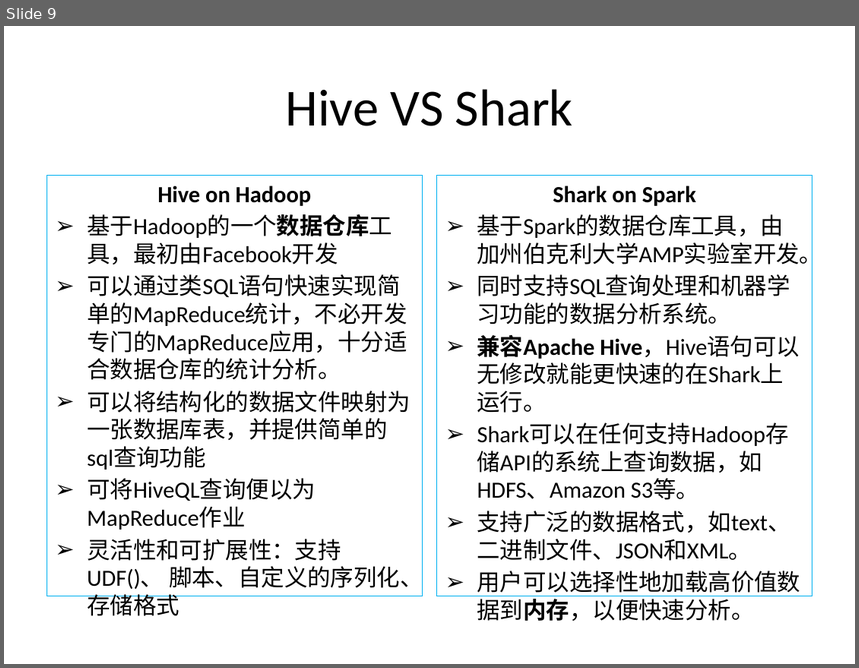
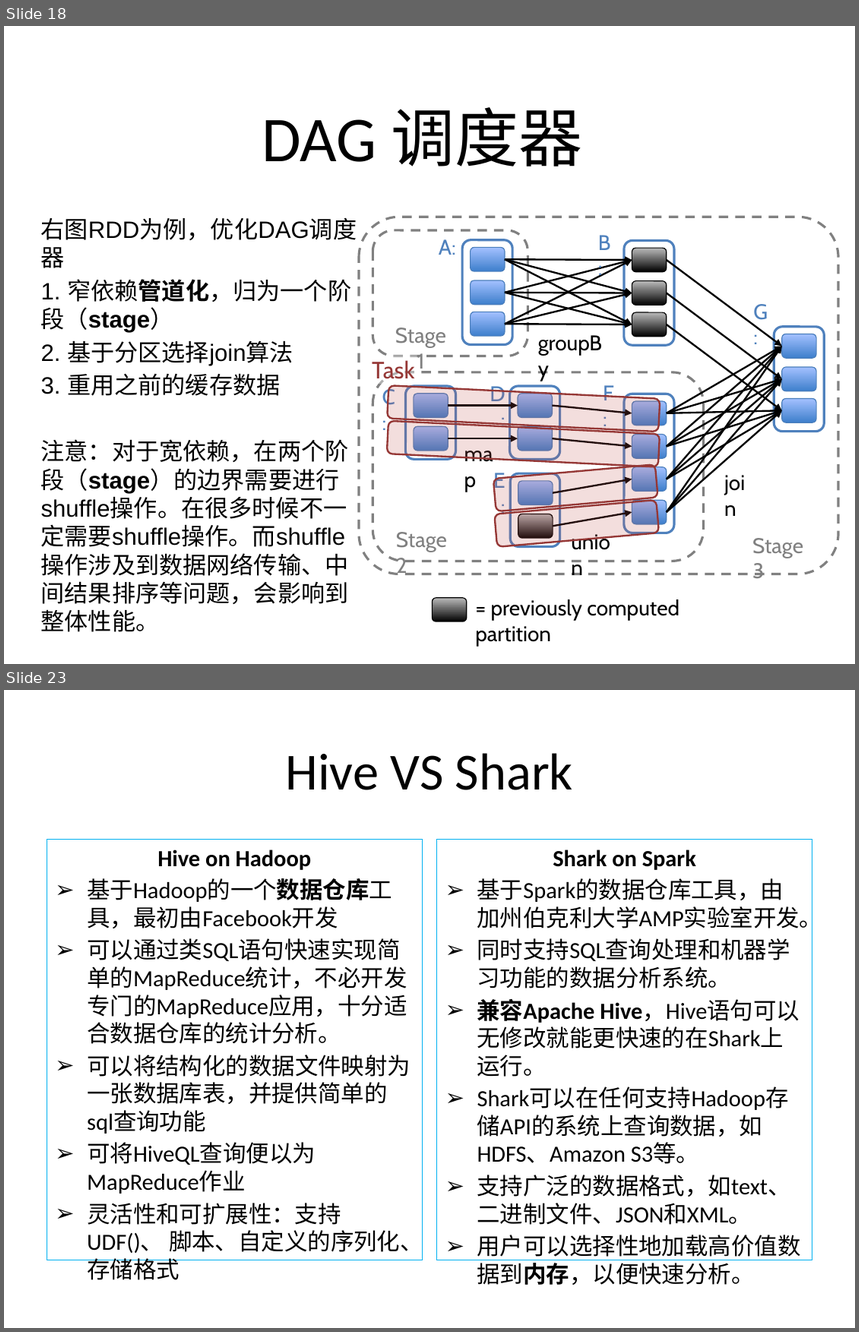
Before and after one commit to wuxingdexian/seminar, a slide deck: 整合.pptx. Shown one above the other, each under a label of ours: slide 9 before the commit, slides 18 and 23 after it; the slides between them are not shown. The pictures are 859x668 and 859x1332 pixels, drawn with LibreOffice and Linux fonts; fonts in the diff are those of the drawing. Boxes give left, top, right and bottom in pixels: in the first picture for what was removed or moved away, otherwise in the second. Text is boxed around its words. In the diff, an @@ line names an element or a change of style, - is before the commit and + after.

```diff
--- a/整合.pptx
+++ b/整合.pptx
@@ slide 18 added at <box>4,26,855,664</box>, background #FFFFFF @@
@@ title added at <box>262,107,583,167</box>, 54 pt, text #000000 @@
+DAG 调度器
@@ text added at <box>41,218,357,604</box>, 20 pt, text #000000 @@
+右图RDD为例，优化DAG调度器
+1. 窄依赖管道化，归为一个阶段（stage）
+2. 基于分区选择join算法
+3. 重用之前的缓存数据
+注意：对于宽依赖，在两个阶段（stage）的边界需要进行shuffle操作。在很多时候不一定需要shuffle操作。而shuffle操作涉及到数据网络传输、中间结果排序等问题，会影响到整体性能。
@@ group added at <box>359,217,838,579</box>: 30 arrows, 29 rounded rectangles, 14 texts @@
+join
+union
+groupBy
+map
+Stage 3
+Stage 1
+Stage 2
+A:
+B:
+C:
+D:
+E:
+F:
+G:
@@ rectangle added at <box>372,355,417,385</box>, fill #FFFFFF at 38% opacity, 20 pt, text #953735 @@
+Task
@@ rounded rectangle added at <box>387,385,660,432</box>, fill #C0504D at 19% opacity, outline #953735 1.5 pt @@
@@ rounded rectangle added at <box>387,421,660,468</box>, fill #C0504D at 19% opacity, outline #953735 1.5 pt @@
@@ rounded rectangle added at <box>493,465,658,512</box>, fill #C0504D at 19% opacity, outline #953735 1.5 pt @@
@@ rounded rectangle added at <box>495,500,660,547</box>, fill #C0504D at 19% opacity, outline #953735 1.5 pt @@
@@ rounded rectangle added at <box>432,598,467,622</box>, fill gradient #000000 to #BDBDBD, outline #000000 0.75 pt @@
@@ text added at <box>475,600,680,646</box>, 18 pt, text #000000 @@
+= previously computed partition
@@ what was slide 9 is now slide 23 @@
```
Also in this commit, not shown: 9 slides changed, 15 other slides added, 1 slide removed, 3 other files.
